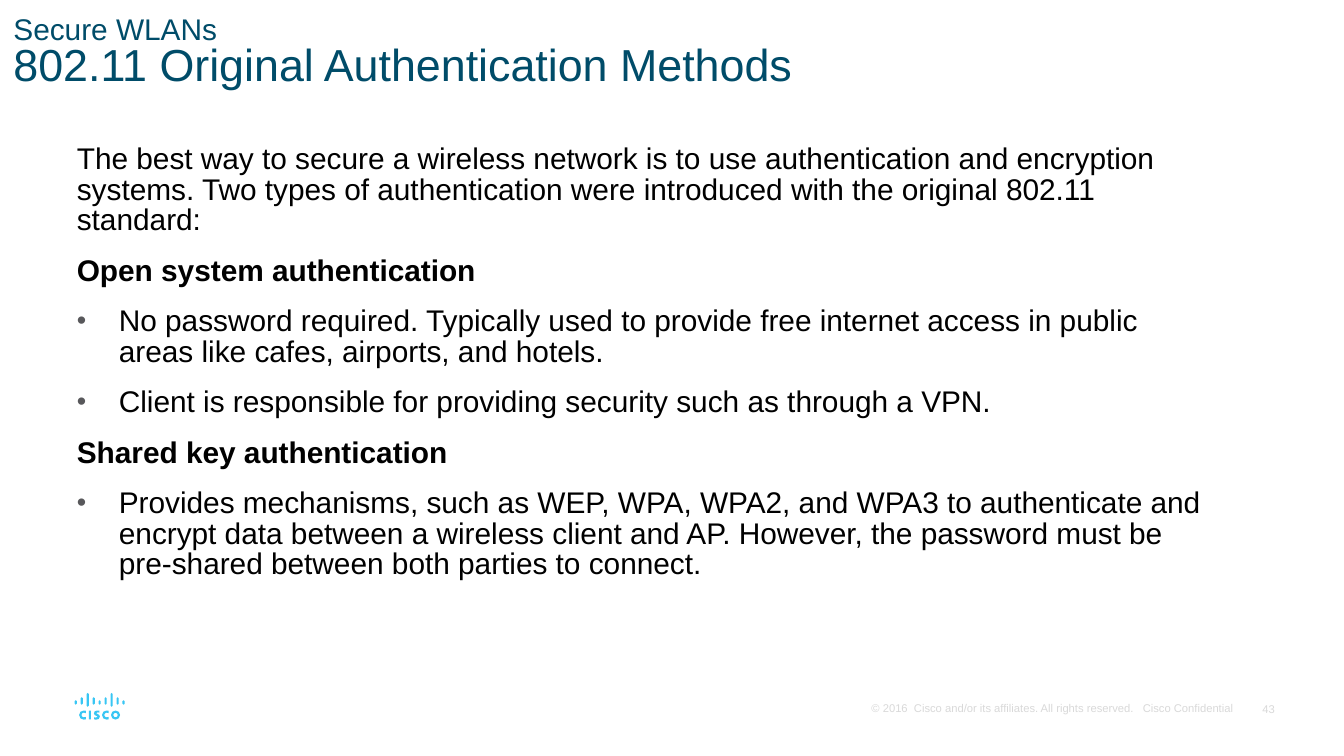
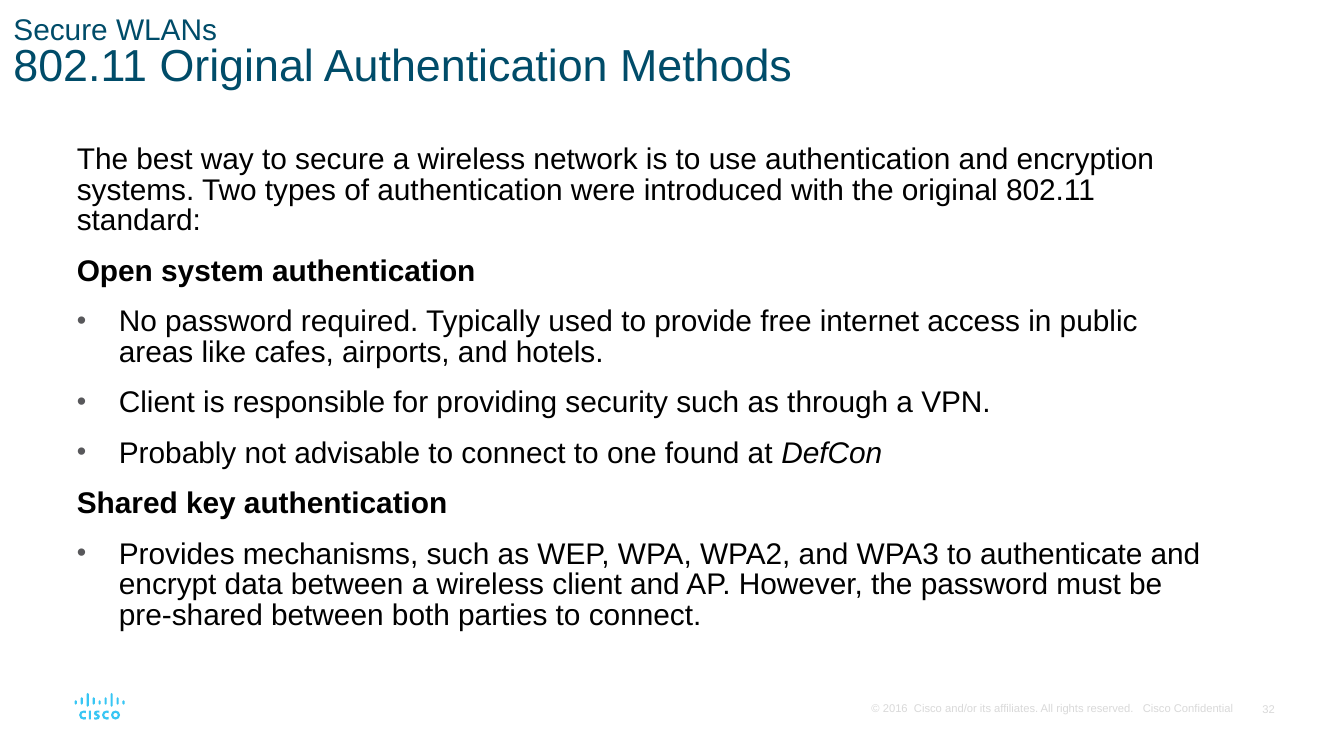
Before and after one commit to ECUbakers/PKH-2154, a slide deck: slide 32 of module5/SRWE_Module_12_talking points.pptx (slide 43 before the commit). Drawn at 1344x756 pixels with LibreOffice and Linux fonts; fonts in the diff are those of the drawing. Boxes give left, top, right and bottom in pixels: in the first picture for what was removed or moved away, otherwise in the second. Text is boxed around its words. In the diff, an @@ line names an element or a change of style, - is before the commit and + after.

```diff
--- a/module5/SRWE_Module_12_talking points.pptx
+++ b/module5/SRWE_Module_12_talking points.pptx
@@ text at bbox=[119, 441, 882, 468]: paragraph added @@
+• Probably not advisable to connect to one found at DefCon
```
Also in this commit, not shown: 5 other slides changed, 12 slides removed, 1 other file.
